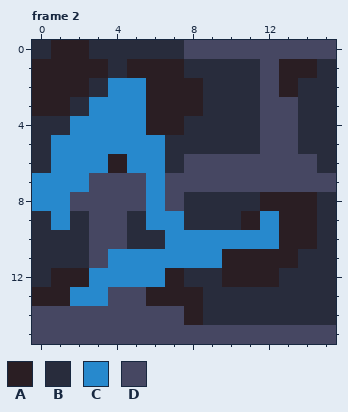
Two states of a pixel-art file, art/tiles.ase. Above, as it was before the edit.
16x16 pixels, 14 frames. Shown: frame 2.
Palette (. is transparent): A #2a1e23  B #282c3c  C #2789cd  D #464762
And afterwards:
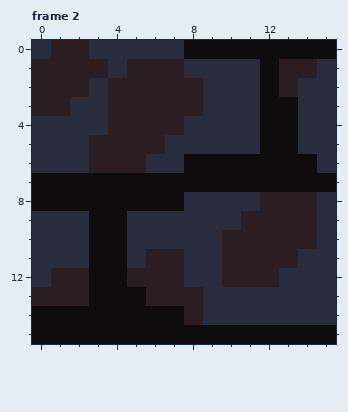
Change:
colour D: #464762 -> #0e0c0c
Frame 2:
y 2: x 4..5 CC -> AA
y 3: x 3..5 CCC -> BAA
y 4: x 2..5 CCCC -> BBAA
y 5: x 1..6 CCCCCC -> BBAAAA
y 6: x 1..3 CCC -> BBA; x 5..6 CC -> AB
y 7: x 0..2 CCC -> DDD; x 6 C -> D
y 8: x 0..1 CC -> DD; x 6 C -> D
y 9: x 1 C -> B; x 6..7 CC -> BB; x 12 C -> A
y 10: x 7..12 CCCCCC -> BBBAAA
y 11: x 4..9 CCCCCC -> DBAABB
y 12: x 3..6 CCCC -> DDAA
y 13: x 2..3 CC -> AD
Where, in picture pixels (left, top, right, bottom), the same in both pictures:
changed: (32, 40, 336, 344)
